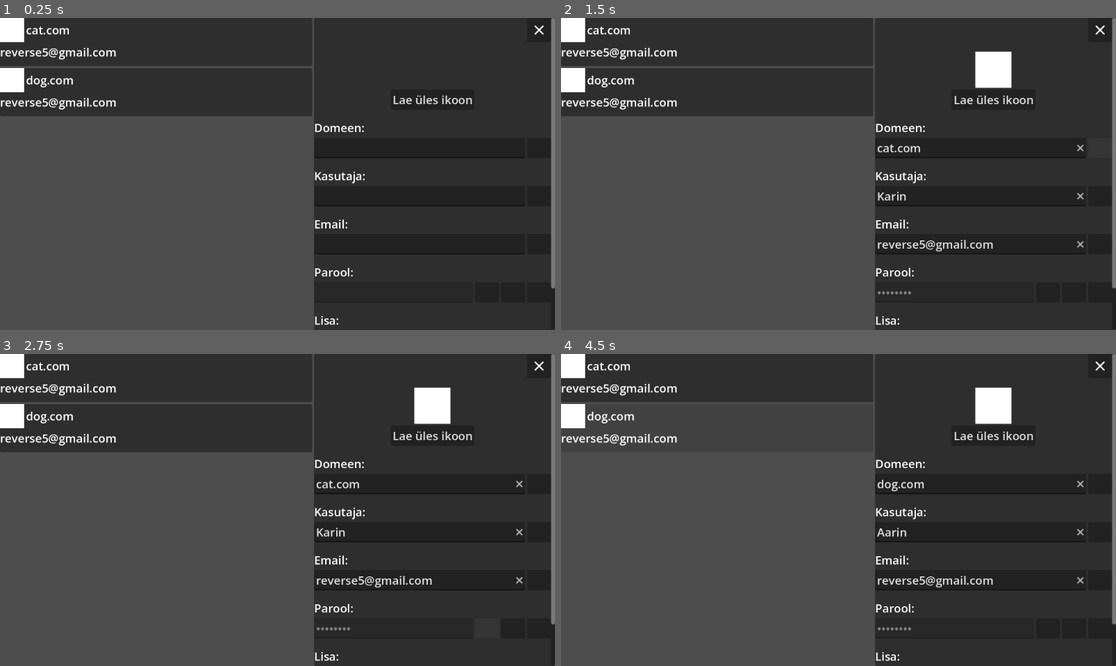
Above: before the commit, frames 1-4 (two rows, left to right).
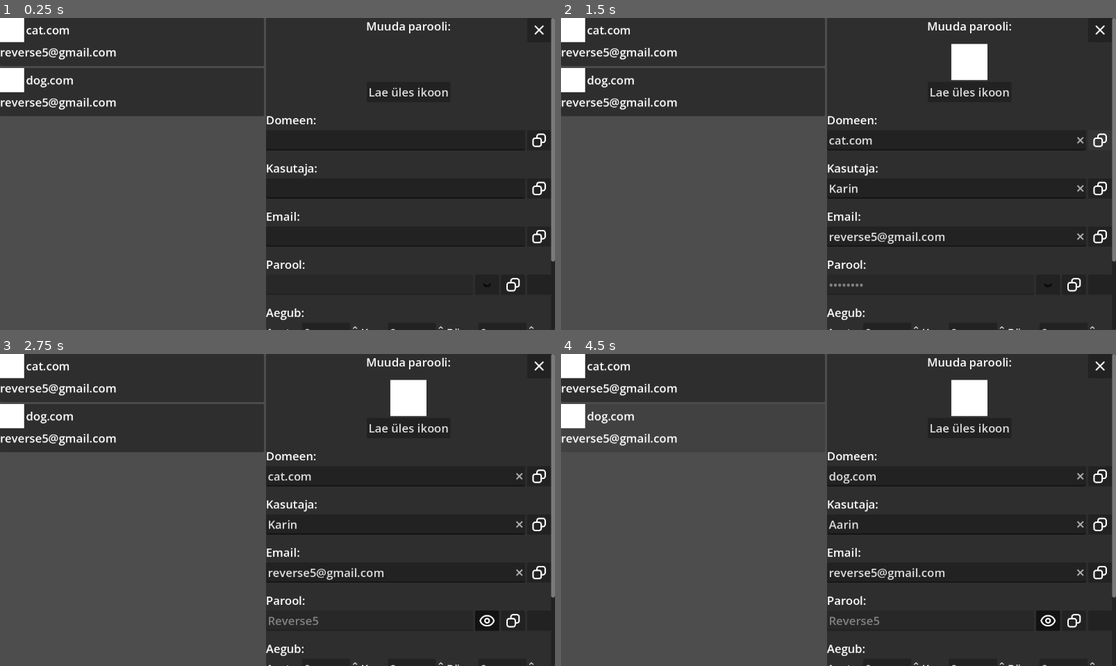
Above: after the commit, the same moments.

Repository: sander-lele/Password
Game: Godot game, scene res://main.tscn
Two runs of this game, one before a commit and one after it. Both use one fixed random seed, a clock stepped at 60 frames per second and the inputs below.
Inputs (mouse positions are in pixels of both pictures, inside the frame that each line leads up to; where the layout moved, square brackets give the same spot in the first picture):
- Up to frame 1 (0.25 s): no input
- Up to frame 2 (1.5 s): click (694, 42) [716, 42] at 0.5 s; click (1099, 139) at 1.27 s
- Up to frame 3 (2.75 s): click (488, 619) [488, 628] at 2 s
- Up to frame 4 (4.5 s): click (1099, 619) [1099, 628] at 2.75 s; click (1099, 619) [1099, 628] at 3.5 s; click (716, 428) at 4.27 s

The runs differ from the first frame. In frame 1, 7.6% of the frame differs, in the area x 47-100%, y 0-100%; in frame 2, 9.4%; in frame 3, 9.6%; in frame 4, 9.5%.

Commit message:
password 0.5

Diff:
--- a/Passwordbutton.tscn
+++ b/Passwordbutton.tscn
@@ -27,6 +27,7 @@
 [node name="Icon" type="TextureRect" parent="VBoxContainer/Top" unique_id=379714670]
 custom_minimum_size = Vector2(50, 50)
 layout_mode = 2
+expand_mode = 2
 
 [node name="Domain" type="Label" parent="VBoxContainer/Top" unique_id=1982038703]
 custom_minimum_size = Vector2(200, 50)
--- /dev/null
+++ b/icons/copy.svg
@@ -0,0 +1 @@
+<svg xmlns="http://www.w3.org/2000/svg" width="16" height="16" fill="none" viewBox="0 0 16 16"><path fill="currentColor" fill-rule="evenodd" d="M12 2.5H8A1.5 1.5 0 0 0 6.5 4v1H8a3 3 0 0 1 3 3v1.5h1A1.5 1.5 0 0 0 13.5 8V4A1.5 1.5 0 0 0 12 2.5M11 11h1a3 3 0 0 0 3-3V4a3 3 0 0 0-3-3H8a3 3 0 0 0-3 3v1H4a3 3 0 0 0-3 3v4a3 3 0 0 0 3 3h4a3 3 0 0 0 3-3zM4 6.5h4A1.5 1.5 0 0 1 9.5 8v4A1.5 1.5 0 0 1 8 13.5H4A1.5 1.5 0 0 1 2.5 12V8A1.5 1.5 0 0 1 4 6.5" clip-rule="evenodd"/></svg>
--- a/info_panel.gd
+++ b/info_panel.gd
@@ -10,6 +10,7 @@
 @export var PasswordText : LineEdit
 @export var DiscText : TextEdit
 @export var UploadDialog : FileDialog
+@export var PasswordShowButton : Button
 
 var SelectedPassObj : PasswordObject
 
@@ -42,3 +43,47 @@
 func _on_exitbutton_pressed() -> void:
 	SelectedPassObj = null
 	visible = false
+
+
+func _on_data_text_submitted(new_text: String) -> void:
+		emit_signal("ChangePasswordValue",SelectedPassObj,"Domain",new_text)
+		emit_signal("RefreshPasswordList")
+
+
+func _on_user_text_submitted(new_text: String) -> void:
+		emit_signal("ChangePasswordValue",SelectedPassObj,"Username",new_text)
+		emit_signal("RefreshPasswordList")
+
+
+func _on_email_text_submitted(new_text: String) -> void:
+		emit_signal("ChangePasswordValue",SelectedPassObj,"Email",new_text)
+		emit_signal("RefreshPasswordList")
+
+
+func _on_disc_text_changed() -> void:
+	print("cat")
+	emit_signal("ChangePasswordValue",SelectedPassObj,"Desc",DiscText.text)
+
+
+func _on_domain_copy_pressed() -> void:
+	DisplayServer.clipboard_set(DomainText.text)
+
+
+func _on_user_copy_pressed() -> void:
+	DisplayServer.clipboard_set(UserText.text)
+
+
+func _on_email_copy_pressed() -> void:
+	DisplayServer.clipboard_set(EmailText.text)
+
+
+func _on_password_copy_pressed() -> void:
+	DisplayServer.clipboard_set(PasswordText.text)
+
+
+func _on_show_toggled(toggled_on: bool) -> void:
+	if toggled_on:
+		PasswordShowButton.icon = load("res://icons/eye.svg")
+	else:
+		PasswordShowButton.icon = load("res://icons/eye-closed.svg")
+	PasswordText.secret = !toggled_on
--- a/main.tscn
+++ b/main.tscn
@@ -4,6 +4,8 @@
 [ext_resource type="Script" uid="uid://c4kunjvqtjawx" path="res://PasswordManager.gd" id="1_ig7tw"]
 [ext_resource type="Script" uid="uid://di7efi7x0kd2i" path="res://info_panel.gd" id="3_h2yge"]
 [ext_resource type="Texture2D" uid="uid://b86b5xitgi3oy" path="res://icons/xmark.svg" id="4_1bvp3"]
+[ext_resource type="Texture2D" uid="uid://bca75262u3obp" path="res://icons/eye-closed.svg" id="5_7mycd"]
+[ext_resource type="Texture2D" uid="uid://c1hbqsxqm015d" path="res://icons/copy.svg" id="5_lquwl"]
 
 [node name="Main" type="Control" unique_id=1464287646 node_paths=PackedStringArray("PasswordHolder")]
 top_level = true
@@ -37,8 +39,8 @@
 size_flags_horizontal = 3
 alignment = 1
 
-[node name="InfoPanel" type="Panel" parent="HBox" unique_id=23323965 node_paths=PackedStringArray("IconRect", "DomainText", "UserText", "EmailText", "PasswordText", "DiscText", "UploadDialog")]
-custom_minimum_size = Vector2(500, 0)
+[node name="InfoPanel" type="Panel" parent="HBox" unique_id=23323965 node_paths=PackedStringArray("IconRect", "DomainText", "UserText", "EmailText", "PasswordText", "DiscText", "UploadDialog", "PasswordShowButton")]
+custom_minimum_size = Vector2(600, 0)
 layout_mode = 2
 script = ExtResource("3_h2yge")
 IconRect = NodePath("ScrollContainer/VBoxContainer/Icon/VBoxContainer/Data")
@@ -48,6 +50,7 @@
 PasswordText = NodePath("ScrollContainer/VBoxContainer/Password/HBoxContainer/Data")
 DiscText = NodePath("ScrollContainer/VBoxContainer/Disc/Data")
 UploadDialog = NodePath("../../FileDialog")
+PasswordShowButton = NodePath("ScrollContainer/VBoxContainer/Password/HBoxContainer/Show")
 
 [node name="ScrollContainer" type="ScrollContainer" parent="HBox/InfoPanel" unique_id=788964936]
 layout_mode = 1
@@ -63,12 +66,11 @@
 size_flags_vertical = 3
 theme_override_constants/separation = 20
 
-[node name="Exitbutton" type="Button" parent="HBox/InfoPanel/ScrollContainer/VBoxContainer" unique_id=501407458]
-custom_minimum_size = Vector2(50, 50)
-layout_mode = 2
-size_flags_horizontal = 8
-icon = ExtResource("4_1bvp3")
-icon_alignment = 1
+[node name="Label" type="Label" parent="HBox/InfoPanel/ScrollContainer/VBoxContainer" unique_id=1384358023]
+layout_mode = 2
+text = "Muuda parooli:"
+horizontal_alignment = 1
+vertical_alignment = 1
 
 [node name="Icon" type="HBoxContainer" parent="HBox/InfoPanel/ScrollContainer/VBoxContainer" unique_id=922629569]
 custom_minimum_size = Vector2(0, 100)
@@ -83,6 +85,7 @@
 custom_minimum_size = Vector2(75, 75)
 layout_mode = 2
 size_flags_horizontal = 4
+expand_mode = 2
 
 [node name="UploadButton" type="Button" parent="HBox/InfoPanel/ScrollContainer/VBoxContainer/Icon/VBoxContainer" unique_id=1314143529]
 layout_mode = 2
@@ -110,6 +113,8 @@
 [node name="Copy" type="Button" parent="HBox/InfoPanel/ScrollContainer/VBoxContainer/Domain/HBoxContainer" unique_id=767265399 groups=["copy_button"]]
 custom_minimum_size = Vector2(50, 0)
 layout_mode = 2
+icon = ExtResource("5_lquwl")
+icon_alignment = 1
 
 [node name="User" type="VBoxContainer" parent="HBox/InfoPanel/ScrollContainer/VBoxContainer" unique_id=84520705]
 layout_mode = 2
@@ -132,6 +137,8 @@
 [node name="Copy" type="Button" parent="HBox/InfoPanel/ScrollContainer/VBoxContainer/User/HBoxContainer" unique_id=1310957740 groups=["copy_button"]]
 custom_minimum_size = Vector2(50, 0)
 layout_mode = 2
+icon = ExtResource("5_lquwl")
+icon_alignment = 1
 
 [node name="Email" type="VBoxContainer" parent="HBox/InfoPanel/ScrollContainer/VBoxContainer" unique_id=698281019]
 layout_mode = 2
@@ -154,6 +161,8 @@
 [node name="Copy" type="Button" parent="HBox/InfoPanel/ScrollContainer/VBoxContainer/Email/HBoxContainer" unique_id=653600359 groups=["copy_button"]]
 custom_minimum_size = Vector2(50, 0)
 layout_mode = 2
+icon = ExtResource("5_lquwl")
+icon_alignment = 1
 
 [node name="Password" type="VBoxContainer" parent="HBox/InfoPanel/ScrollContainer/VBoxContainer" unique_id=396272977]
 layout_mode = 2
@@ -178,14 +187,54 @@
 [node name="Show" type="Button" parent="HBox/InfoPanel/ScrollContainer/VBoxContainer/Password/HBoxContainer" unique_id=463878746]
 custom_minimum_size = Vector2(50, 0)
 layout_mode = 2
+toggle_mode = true
+icon = ExtResource("5_7mycd")
+icon_alignment = 1
 
 [node name="Copy" type="Button" parent="HBox/InfoPanel/ScrollContainer/VBoxContainer/Password/HBoxContainer" unique_id=1109175471 groups=["copy_button"]]
 custom_minimum_size = Vector2(50, 0)
 layout_mode = 2
+icon = ExtResource("5_lquwl")
+icon_alignment = 1
 
 [node name="New" type="Button" parent="HBox/InfoPanel/ScrollContainer/VBoxContainer/Password/HBoxContainer" unique_id=248226129]
 custom_minimum_size = Vector2(50, 0)
 layout_mode = 2
+
+[node name="Expiry" type="VBoxContainer" parent="HBox/InfoPanel/ScrollContainer/VBoxContainer" unique_id=294393851]
+layout_mode = 2
+size_flags_horizontal = 3
+
+[node name="Text" type="Label" parent="HBox/InfoPanel/ScrollContainer/VBoxContainer/Expiry" unique_id=780188526]
+layout_mode = 2
+text = "Aegub:"
+
+[node name="ExpiryData" type="HBoxContainer" parent="HBox/InfoPanel/ScrollContainer/VBoxContainer/Expiry" unique_id=1043594939]
+layout_mode = 2
+
+[node name="YearText" type="Label" parent="HBox/InfoPanel/ScrollContainer/VBoxContainer/Expiry/ExpiryData" unique_id=1986576494]
+layout_mode = 2
+text = "Aasta:"
+
+[node name="YearData" type="SpinBox" parent="HBox/InfoPanel/ScrollContainer/VBoxContainer/Expiry/ExpiryData" unique_id=702930928]
+layout_mode = 2
+size_flags_horizontal = 4
+
+[node name="MonthText2" type="Label" parent="HBox/InfoPanel/ScrollContainer/VBoxContainer/Expiry/ExpiryData" unique_id=1602707693]
+layout_mode = 2
+text = "Kuu:"
+
+[node name="MonthData2" type="SpinBox" parent="HBox/InfoPanel/ScrollContainer/VBoxContainer/Expiry/ExpiryData" unique_id=1640436839]
+layout_mode = 2
+size_flags_horizontal = 4
+
+[node name="MonthText3" type="Label" parent="HBox/InfoPanel/ScrollContainer/VBoxContainer/Expiry/ExpiryData" unique_id=837663517]
+layout_mode = 2
+text = "Päev:"
+
+[node name="MonthData3" type="SpinBox" parent="HBox/InfoPanel/ScrollContainer/VBoxContainer/Expiry/ExpiryData" unique_id=1073247642]
+layout_mode = 2
+size_flags_horizontal = 4
 
 [node name="Disc" type="VBoxContainer" parent="HBox/InfoPanel/ScrollContainer/VBoxContainer" unique_id=15542256]
 layout_mode = 2
@@ -200,8 +249,16 @@
 layout_mode = 2
 focus_mode = 1
 
+[node name="Exitbutton" type="Button" parent="HBox/InfoPanel/ScrollContainer" unique_id=501407458]
+custom_minimum_size = Vector2(50, 50)
+layout_mode = 2
+size_flags_horizontal = 10
+icon = ExtResource("4_1bvp3")
+icon_alignment = 1
+
 [node name="FileDialog" type="FileDialog" parent="." unique_id=883948438]
 oversampling_override = 1.0
+title = "Open a File"
 unresizable = true
 always_on_top = true
 popup_window = true
@@ -214,6 +271,15 @@
 [connection signal="ChangePasswordValue" from="HBox/InfoPanel" to="." method="_on_info_panel_change_password_value"]
 [connection signal="RefreshPasswordList" from="HBox/InfoPanel" to="." method="_on_info_panel_refresh_password_list"]
 [connection signal="gui_input" from="HBox/InfoPanel" to="." method="_on_info_panel_gui_input"]
-[connection signal="pressed" from="HBox/InfoPanel/ScrollContainer/VBoxContainer/Exitbutton" to="HBox/InfoPanel" method="_on_exitbutton_pressed"]
 [connection signal="pressed" from="HBox/InfoPanel/ScrollContainer/VBoxContainer/Icon/VBoxContainer/UploadButton" to="HBox/InfoPanel" method="_on_upload_button_pressed"]
+[connection signal="text_submitted" from="HBox/InfoPanel/ScrollContainer/VBoxContainer/Domain/HBoxContainer/Data" to="HBox/InfoPanel" method="_on_data_text_submitted"]
+[connection signal="pressed" from="HBox/InfoPanel/ScrollContainer/VBoxContainer/Domain/HBoxContainer/Copy" to="HBox/InfoPanel" method="_on_domain_copy_pressed"]
+[connection signal="text_submitted" from="HBox/InfoPanel/ScrollContainer/VBoxContainer/User/HBoxContainer/Data" to="HBox/InfoPanel" method="_on_user_text_submitted"]
+[connection signal="pressed" from="HBox/InfoPanel/ScrollContainer/VBoxContainer/User/HBoxContainer/Copy" to="HBox/InfoPanel" method="_on_user_copy_pressed"]
+[connection signal="text_submitted" from="HBox/InfoPanel/ScrollContainer/VBoxContainer/Email/HBoxContainer/Data" to="HBox/InfoPanel" method="_on_email_text_submitted"]
+[connection signal="pressed" from="HBox/InfoPanel/ScrollContainer/VBoxContainer/Email/HBoxContainer/Copy" to="HBox/InfoPanel" method="_on_email_copy_pressed"]
+[connection signal="toggled" from="HBox/InfoPanel/ScrollContainer/VBoxContainer/Password/HBoxContainer/Show" to="HBox/InfoPanel" method="_on_show_toggled"]
+[connection signal="pressed" from="HBox/InfoPanel/ScrollContainer/VBoxContainer/Password/HBoxContainer/Copy" to="HBox/InfoPanel" method="_on_password_copy_pressed"]
+[connection signal="text_changed" from="HBox/InfoPanel/ScrollContainer/VBoxContainer/Disc/Data" to="HBox/InfoPanel" method="_on_disc_text_changed"]
+[connection signal="pressed" from="HBox/InfoPanel/ScrollContainer/Exitbutton" to="HBox/InfoPanel" method="_on_exitbutton_pressed"]
 [connection signal="file_selected" from="FileDialog" to="HBox/InfoPanel" method="_on_file_dialog_file_selected"]
Not shown, added: icons/copy.svg.import
